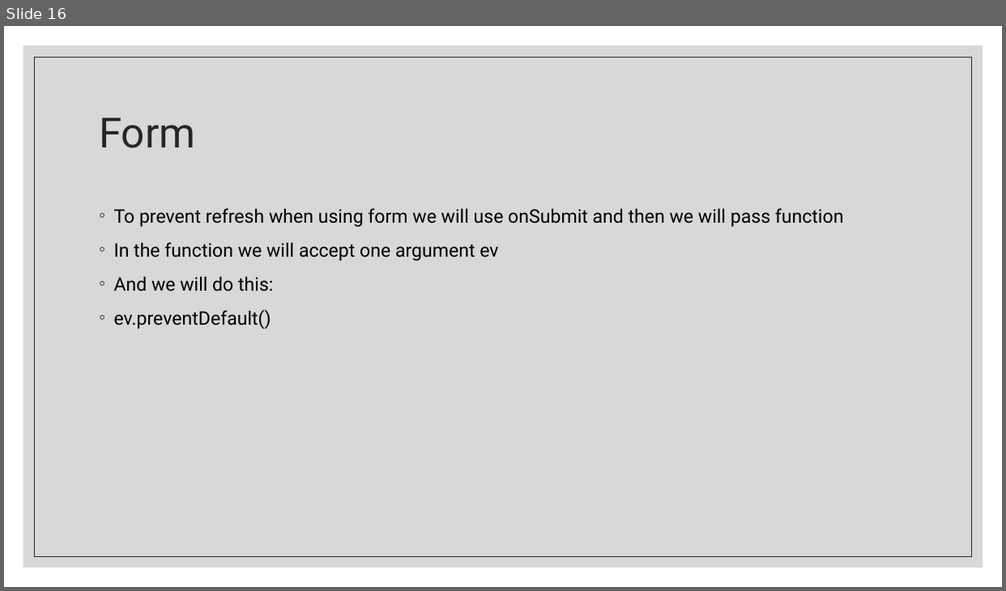
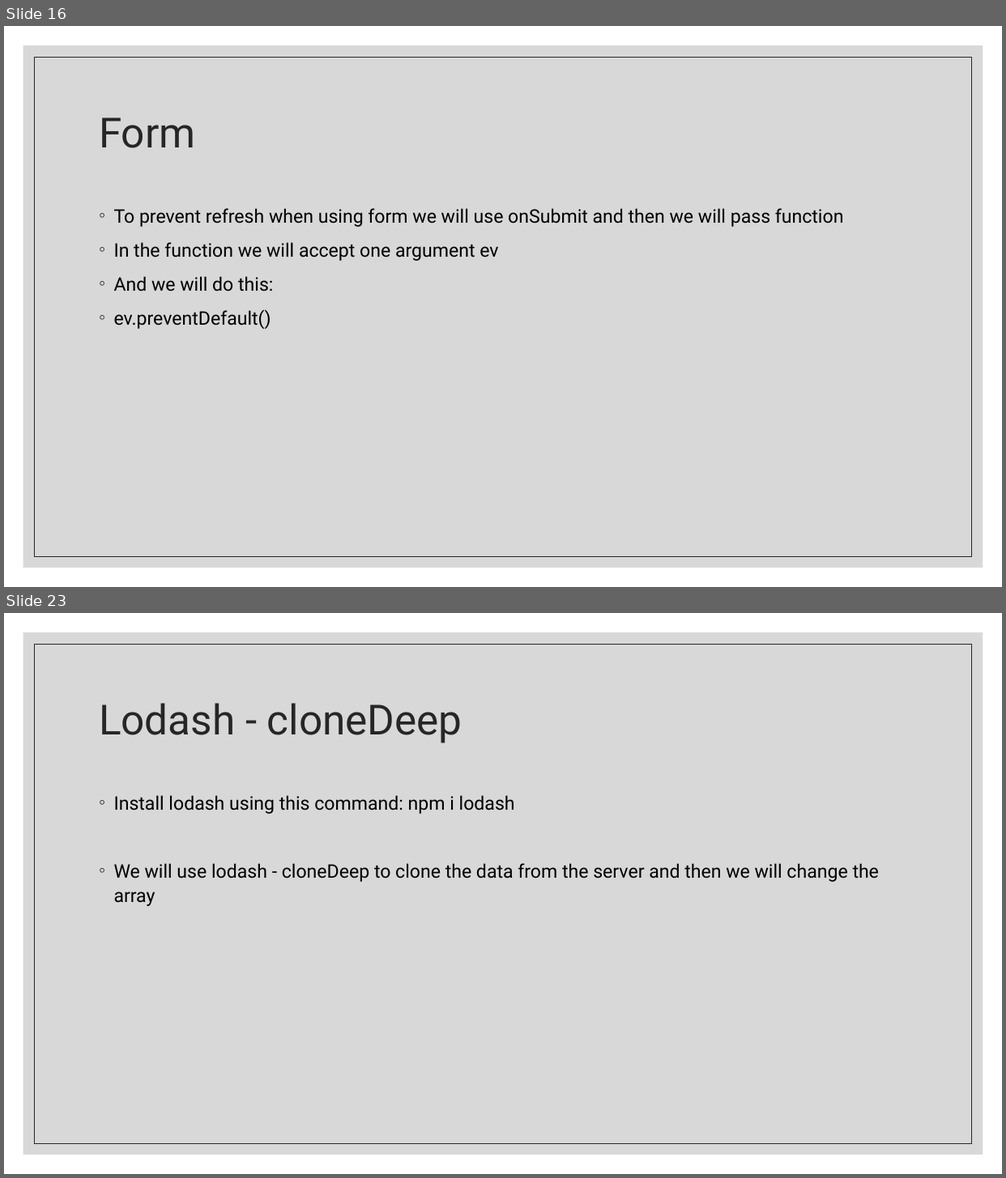
Before and after one commit to Rlss91/ht_W011121MR_morning_first-project, a slide deck: docs/React.pptx. Shown one above the other, each under a label of ours: slide 16 before the commit, slides 16 and 23 after it; the slides between them are not shown. The pictures are 1006x591 and 1006x1178 pixels, drawn with LibreOffice and Linux fonts; fonts in the diff are those of the drawing. Boxes give left, top, right and bottom in pixels: in the first picture for what was removed or moved away, otherwise in the second. Text is boxed around its words. In the diff, an @@ line names an element or a change of style, - is before the commit and + after.

```diff
--- a/docs/React.pptx
+++ b/docs/React.pptx
@@ slide 23 added at <box>4,613,1002,1174</box>, background #FFFFFF; not listed: 2 template elements that a slide beside it also shows @@
@@ title added at <box>99,703,462,743</box>, 40 pt, text #262626 @@
+Lodash - cloneDeep
@@ text added at <box>114,795,879,906</box>, 18 pt, text #000000 @@
+◦ Install lodash using this command: npm i lodash
+◦ We will use lodash - cloneDeep to clone the data from the server and then we will change the array
```
Also in this commit, not shown: 1 slide changed, 5 other slides added, 5 other files.
